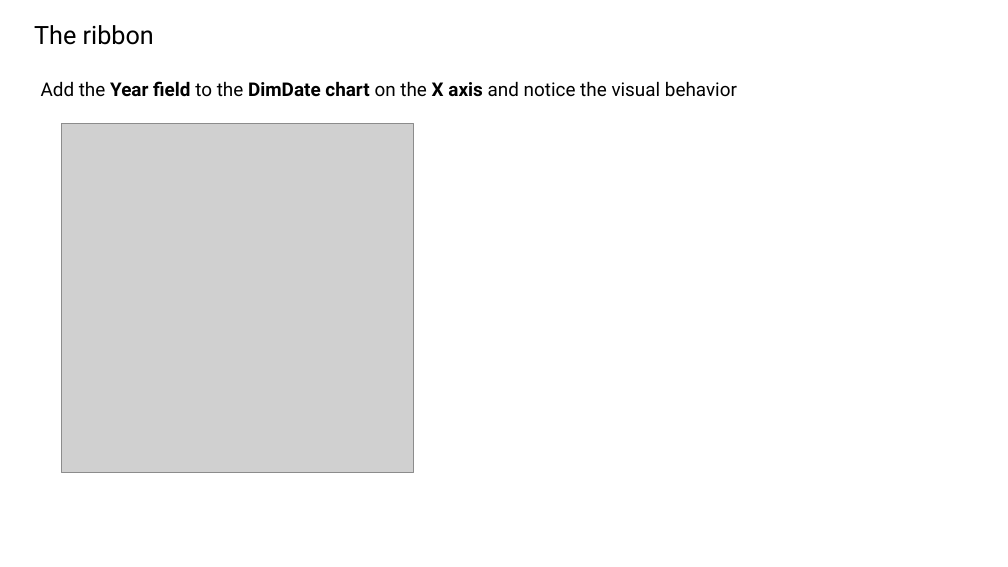
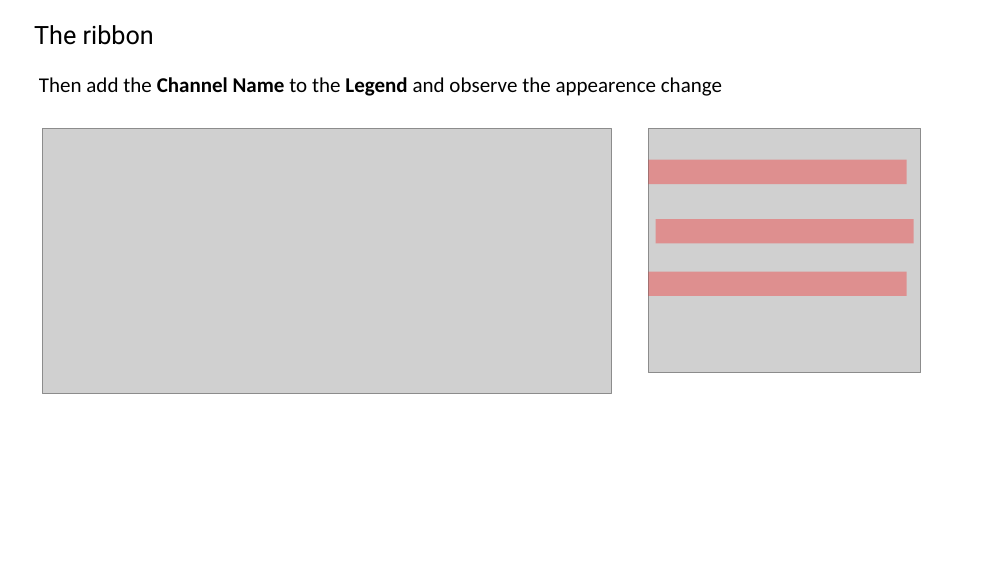
Before and after one commit to bejaouibechir/PowerBI, a slide deck: slide 3 of English/6.Visuals/3.The Ribbon.pptx. Drawn at 1008x567 pixels with LibreOffice and Linux fonts; fonts in the diff are those of the drawing; grey boxes stand for pictures. Boxes give left, top, right and bottom in pixels: in the first picture for what was removed or moved away, otherwise in the second. Text is boxed around its words. In the diff, an @@ line names an element or a change of style, - is before the commit and + after.

```diff
--- a/English/6.Visuals/3.The Ribbon.pptx
+++ b/English/6.Visuals/3.The Ribbon.pptx
@@ text at bbox=[39, 77, 722, 96]: text changed; size 18 to 20 pt; font Roboto to Calibri @@
-Add the Year field to the DimDate chart on the X axis and notice the visual behavior
+Then add the Channel Name to the Legend and observe the appearence change
@@ picture: place and size @@
-picture at bbox=[61, 123, 414, 473]
+picture at bbox=[42, 129, 611, 394]
@@ picture added at bbox=[649, 129, 921, 374] @@
@@ rectangle added at bbox=[649, 160, 907, 184], fill #FF0000 at 31% opacity @@
@@ rectangle added at bbox=[656, 219, 913, 243], fill #FF0000 at 31% opacity @@
@@ rectangle added at bbox=[649, 271, 907, 296], fill #FF0000 at 31% opacity @@
```
Also in this commit, not shown: 1 other slide changed, 4 slides added, 2 slides removed, 15 other files.
